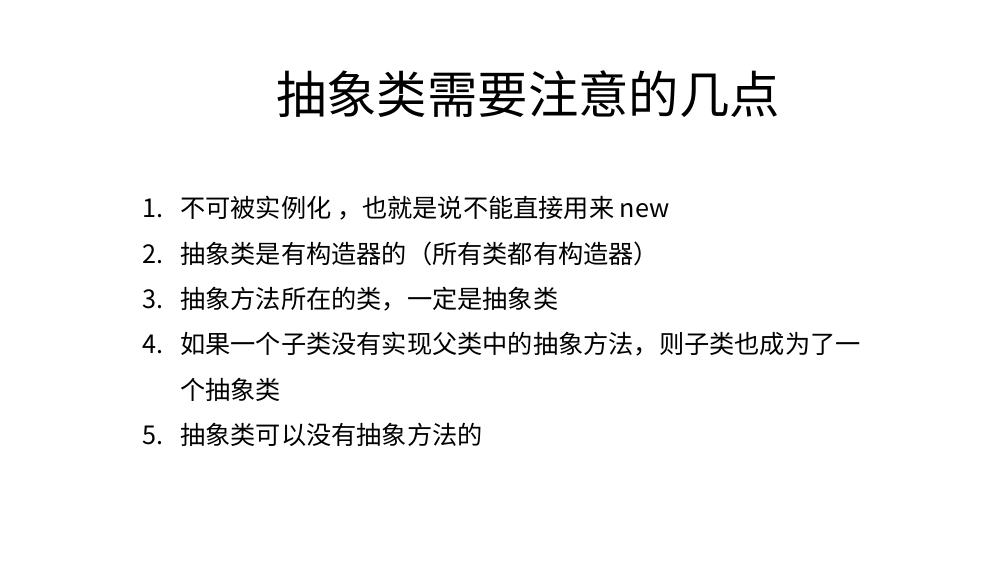
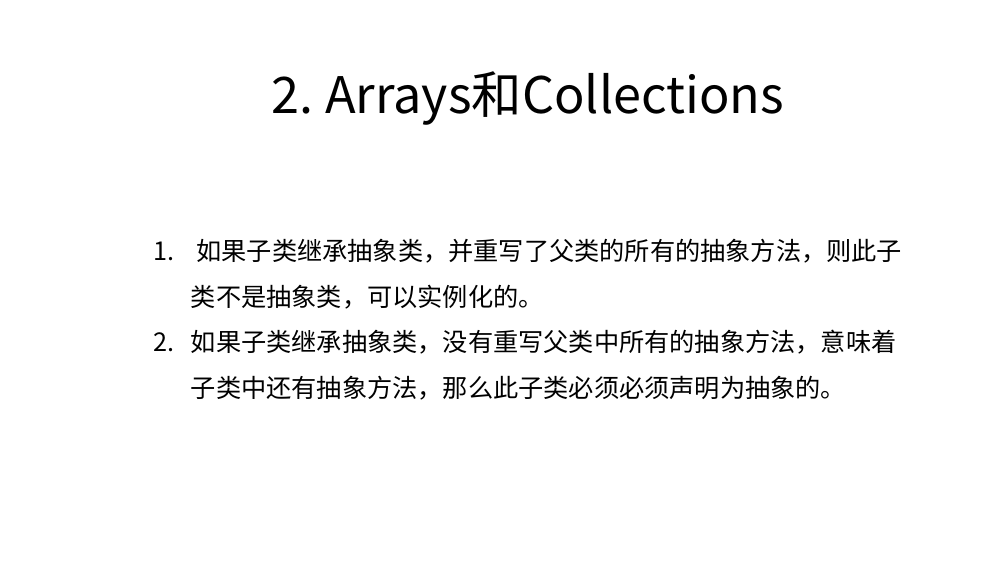
Before and after one commit to zjyesir/hmc_java_1, a slide deck: slide 17 of ppt/15.泛型和容器.pptx (slide 7 before the commit). Drawn at 1008x567 pixels with LibreOffice and Linux fonts; fonts in the diff are those of the drawing; background and template pictures are left out. Boxes give left, top, right and bottom in pixels: in the first picture for what was removed or moved away, otherwise in the second. Text is boxed around its words. In the diff, an @@ line names an element or a change of style, - is before the commit and + after.

```diff
--- a/ppt/15.泛型和容器.pptx
+++ b/ppt/15.泛型和容器.pptx
@@ text at [272, 71, 784, 125]: text changed @@
-抽象类需要注意的几点
+2. Arrays和Collections
@@ text at [191, 238, 902, 400]: text changed @@
-1. 不可被实例化 ，也就是说不能直接用来 new
-2. 抽象类是有构造器的（所有类都有构造器）
-3. 抽象方法所在的类，一定是抽象类
-4. 如果一个子类没有实现父类中的抽象方法，则子类也成为了一个抽象类
-5. 抽象类可以没有抽象方法的
+1. 如果子类继承抽象类，并重写了父类的所有的抽象方法，则此子类不是抽象类，可以实例化的。
+2. 如果子类继承抽象类，没有重写父类中所有的抽象方法，意味着子类中还有抽象方法，那么此子类必须必须声明为抽象的。
```
Also in this commit, not shown: 1 other slide changed, 22 slides added, 32 slides removed, 5 other files.
